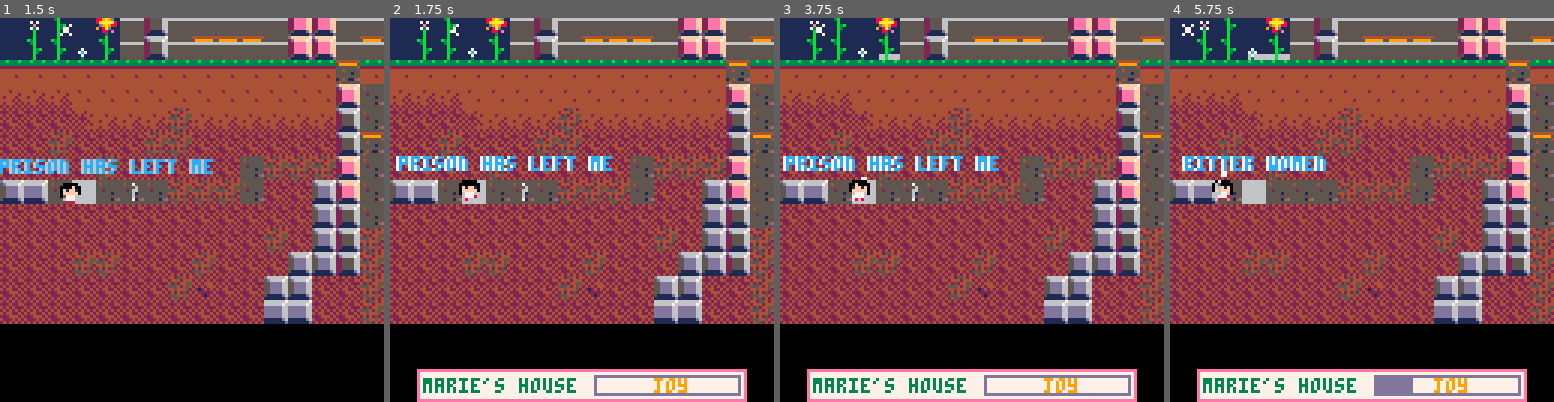
Above: before the commit, frames 1-4 (left to right).
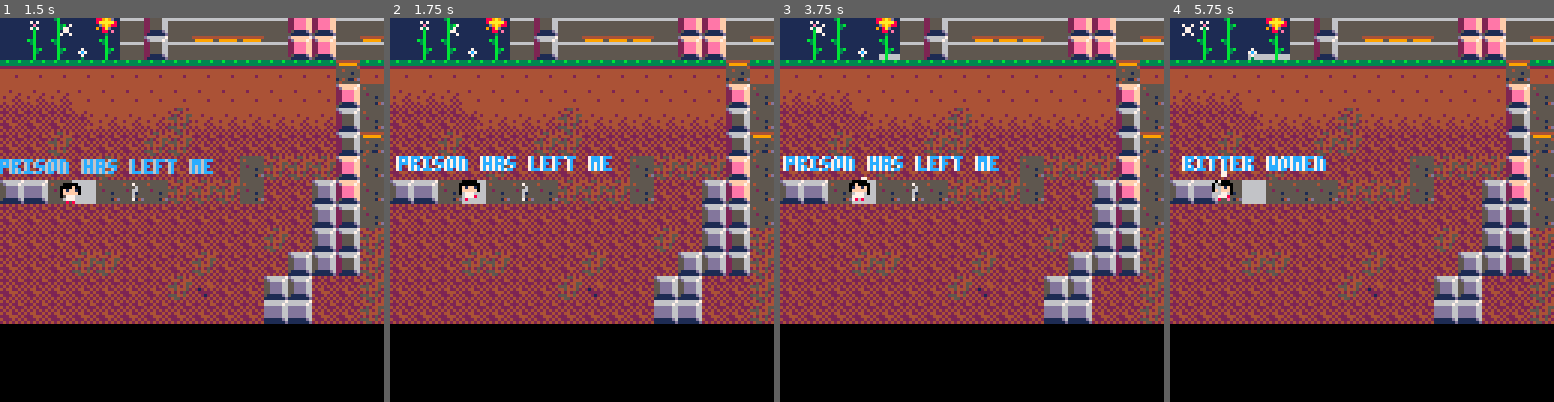
Above: after the commit, the same moments.

Repository: roy-zhang/petty-theft-marie-kondo
Game: PICO-8 cartridge homeGame.p8
The game is run twice, just before and just after one commit, with the same random seed, the same clock (stepped at 60 frames per second) and the same inputs.
Inputs:
- Up to frame 1 (1.5 s): tap X (X key) at 0.33, 1.07 s; tap O (Z key) at 0.7 s
- Up to frame 2 (1.75 s): hold Right from 1.6 s (still down); tap O (Z key) at 1.7 s
- Up to frame 3 (3.75 s): tap X (X key) at 1.85, 2.97 s; release Right at 2.1 s; tap O (Z key) every 0.4 s from 2.1 to 3.7 s; hold Up 2.15-2.42 s; hold Right 2.47-3.03 s; hold Left 3.08-3.58 s; hold Down from 3.63 s (still down)
- Up to frame 4 (5.75 s): release Down at 3.97 s; hold Right 4.02-4.68 s; tap X (X key) at 4.08, 5.2 s; tap O (Z key) every 0.4 s from 4.1 to 5.7 s; hold Up 4.73-5.03 s; hold Left 5.08-5.68 s; hold Down from 5.73 s (still down)

Frame 1 is identical in both runs. In frame 2, 7.4% of the frame differs, in the area x 7-93%, y 91-100%; in frame 3, 7.4%; in frame 4, 7.4%.

Commit message:
extra joy notification

Diff:
--- a/homeGame.p8
+++ b/homeGame.p8
@@ -67,7 +67,7 @@
  queue_msg(pl, "prison has left me", 3)
  queue_msg(pl, "a bitter women", 2)
  queue_msg(pl, "at least i have my spoon", 2)
- queue_msg(pl, "", 3)
+ queue_msg(pl, "", 1)
  queue_msg(pl, "welcome home, marie kondo", 3)
 
  return pl
@@ -567,7 +567,7 @@
 
 
 function owner(x, y)
-  if x > 0 and x < 19 and y > 49 and y < 58 then
+  if x > 0 and x < 19 and y > 49 and y < 53 then
    return "marie"
   elseif x > 2 and x < 28 and y > 25 and y < 45 then
    return "jelpi"
@@ -611,6 +611,17 @@
  return foods + weapons + instruments + baubles + special
 end
 
+function pop_joy_msg(old_joy, new_joy)
+ if old_joy != new_joy then
+  diff = new_joy - old_joy
+  if diff > 0 then
+   queue_msg(player, "+"..tostr(diff).." joy", 1)
+  else
+   queue_msg(player, tostr(diff).." joy", 1)
+  end
+ end
+end
+
 function update_joy()
  local maries = {}
  local jelpis = {}
@@ -629,9 +640,20 @@
   end
  end
 
-joys = {marie=joy("marie", maries),
-        jelpi=joy("jelpi", jelpis),
-        trashy=joy("trashy", trashs)}
+ -- if joys has changed, then have marie say that as dialogue
+ new_joy_marie = joy("marie", maries)
+ new_joy_jelpi = joy("jelpi", jelpis)
+ new_joy_trashy = joy("trashy", trashs)
+
+ if joys != nil then
+  pop_joy_msg(joys["marie"], new_joy_marie)
+  pop_joy_msg(joys["jelpi"], new_joy_jelpi)
+  pop_joy_msg(joys["trashy"], new_joy_trashy)
+ end
+
+ joys = {marie=new_joy_marie,
+         jelpi=new_joy_jelpi,
+         trashy=new_joy_trashy}
 end
 
 function fade_out()
@@ -1003,9 +1025,9 @@
 323232323232322342323290903232232323329080322332323232329043434343434343434343f4434343434343344361434343434343436023232323232343
 23232020202042424232232320202222a30000009090000000909000000090900000009090000000909000000000000000000000a0a0a0a0a0a0a0a0a0a00000
 32323232323232323232328080323223323232328032323232233232909090909090909090909090909090909090909090909090909090909032322020202042
-4223424242424242232323422323202020a39190909090a0a09090a0a0a09090a0a0a09090a0a090909090a0a0a0a0a0a0a0a0a0a0a0a0a0a0a0a0a0a0a00000
+4223424242424242232323422323202020a39090909090a0a09090a0a0a09090a0a0a09090a0a090909090a0a0a0a0a0a0a0a0a0a0a0a0a0a0a0a0a0a0a00000
 32323232323232323232328080323232323232328032323232323232323232323232323232323232322032323232322020202020202020202020202020202042
-422342424242423232323232323220202020a391909090a090909090a090909090a090909090a090909090a0a0a0a0a0a0a0a0a0a0a0a0a0a0a0a0a0a0a00000
+4223424242424232323232323232202020209091909090a090909090a090909090a090909090a090909090a0a0a0a0a0a0a0a0a0a0a0a0a0a0a0a0a0a0a00000
 __gff__
 0020030301011303030301010000010003030505010105130101030000000000030303030301010101050101050900000509130901000505010105090501000008082808010108080808282828280028080848484848484808000000000000000000000000008000000000800000000088000000008800000000000000000000
 0000000000000000000000000000000000000000000000000000000000000000000000000000000000000000000000000000000000000000000000000000000000000000000000000000000000000000000000000000000000000000000000000000000000000000000000000000000000000000000000000000000000000000
